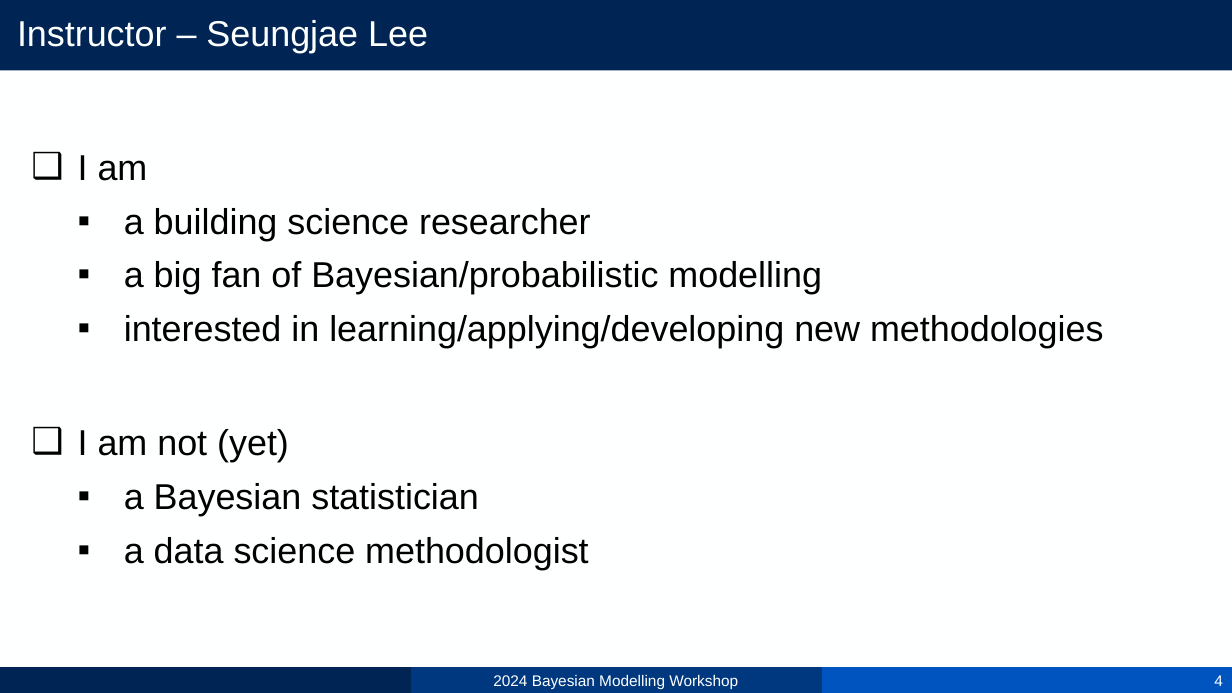
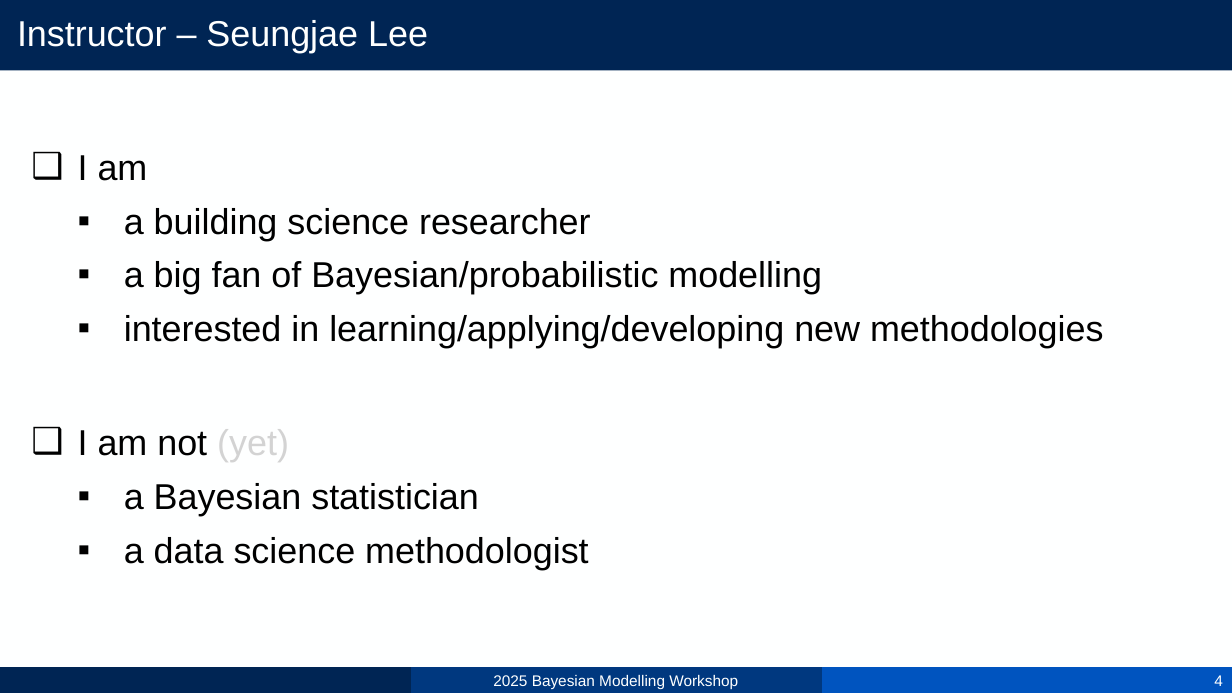
Before and after one commit to sjae-lee/IIB-training, a slide deck: slide 4 of bayesian-modelling/1_Estimation.pptx. Drawn at 1232x693 pixels with LibreOffice and Linux fonts; fonts in the diff are those of the drawing. Boxes give left, top, right and bottom in pixels: in the first picture for what was removed or moved away, otherwise in the second. Text is boxed around its words. In the diff, an @@ line names an element or a change of style, - is before the commit and + after.

```diff
--- a/bayesian-modelling/1_Estimation.pptx
+++ b/bayesian-modelling/1_Estimation.pptx
@@ text at [78,429,289,462]: text colour #000000 to #D3D3D3 in "(yet)" @@
@@ text at [493,675,738,690]: text changed @@
-2024 Bayesian Modelling Workshop
+2025 Bayesian Modelling Workshop
```
Also in this commit, not shown: 35 other slides changed, 1 other file.
